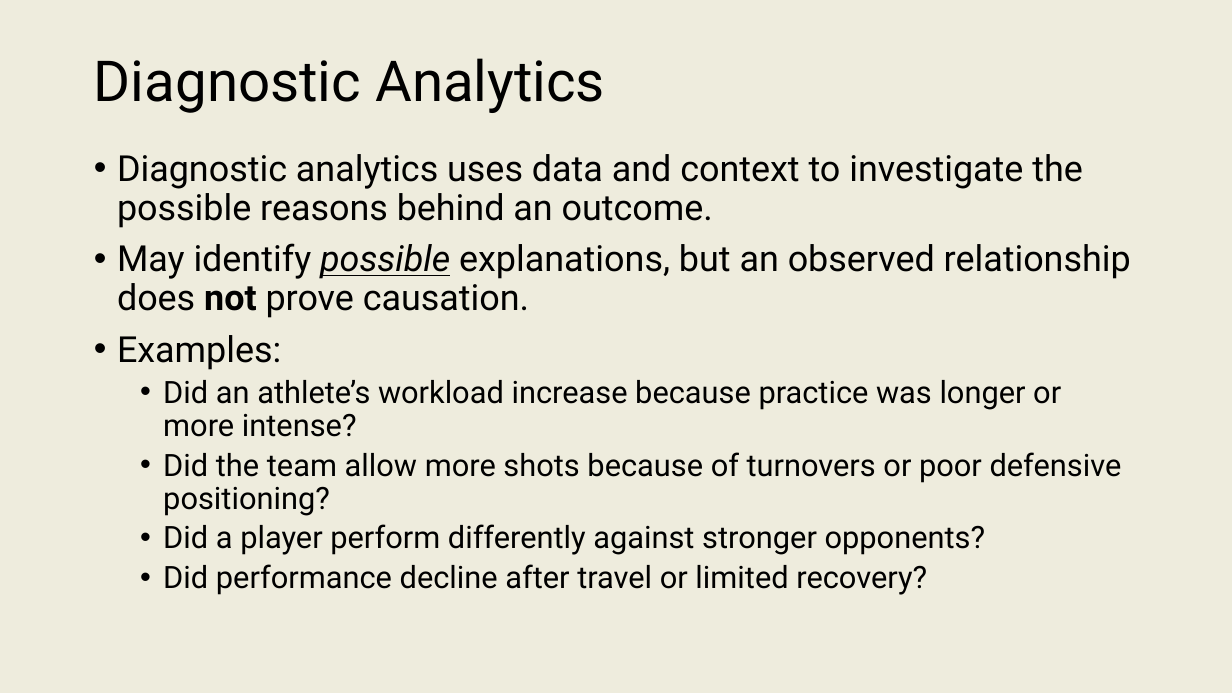
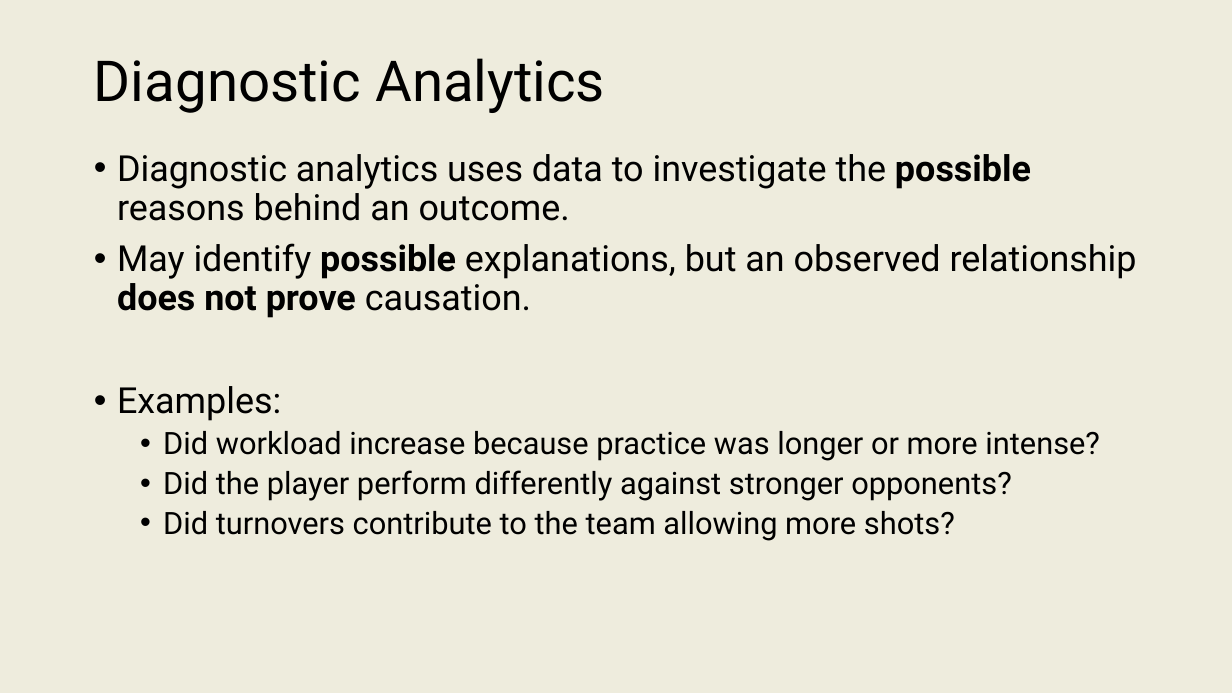
Before and after one commit to onishisaryu/HES-3000-Sports-Data-Analytics, a slide deck: slide 17 of pptx canvas/Lecture2.pptx (slide 16 before the commit). Drawn at 1232x693 pixels with LibreOffice and Linux fonts; fonts in the diff are those of the drawing. Boxes give left, top, right and bottom in pixels: in the first picture for what was removed or moved away, otherwise in the second. Text is boxed around its words. In the diff, an @@ line names an element or a change of style, - is before the commit and + after.

```diff
--- a/pptx canvas/Lecture2.pptx
+++ b/pptx canvas/Lecture2.pptx
@@ text at (117, 154, 1031, 221): text changed @@
-• Diagnostic analytics uses data and context to investigate the possible reasons behind an outcome.
+• Diagnostic analytics uses data to investigate the possible reasons behind an outcome.
@@ text at (117, 243, 1137, 318): bold on in "possible does prove"; italic off, underline off in "possible" @@
@@ text at (163, 431, 1100, 541): text changed @@
-  • Did an athlete’s workload increase because practice was longer or more intense?
-  • Did the team allow more shots because of turnovers or poor defensive positioning?
-  • Did a player perform differently against stronger opponents?
-  • Did performance decline after travel or limited recovery?
+  • Did workload increase because practice was longer or more intense?
+  • Did the player perform differently against stronger opponents?
+  • Did turnovers contribute to the team allowing more shots?
```
Also in this commit, not shown: 21 other slides changed, 2 slides added, 4 other files.
